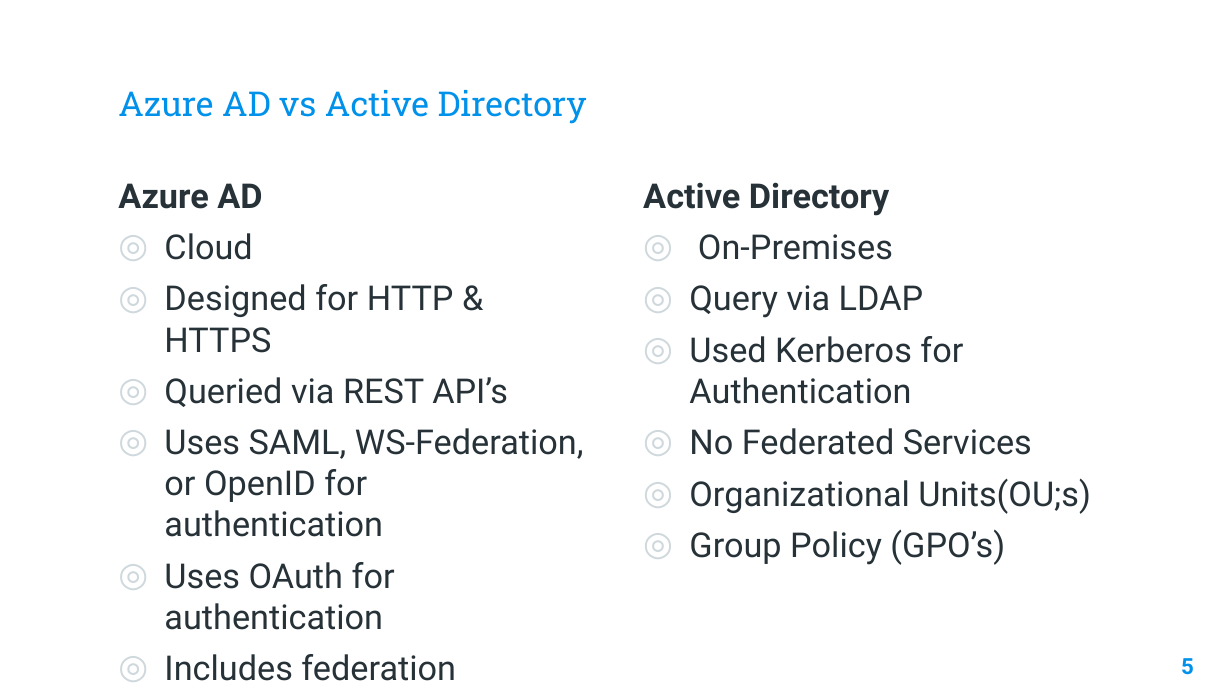
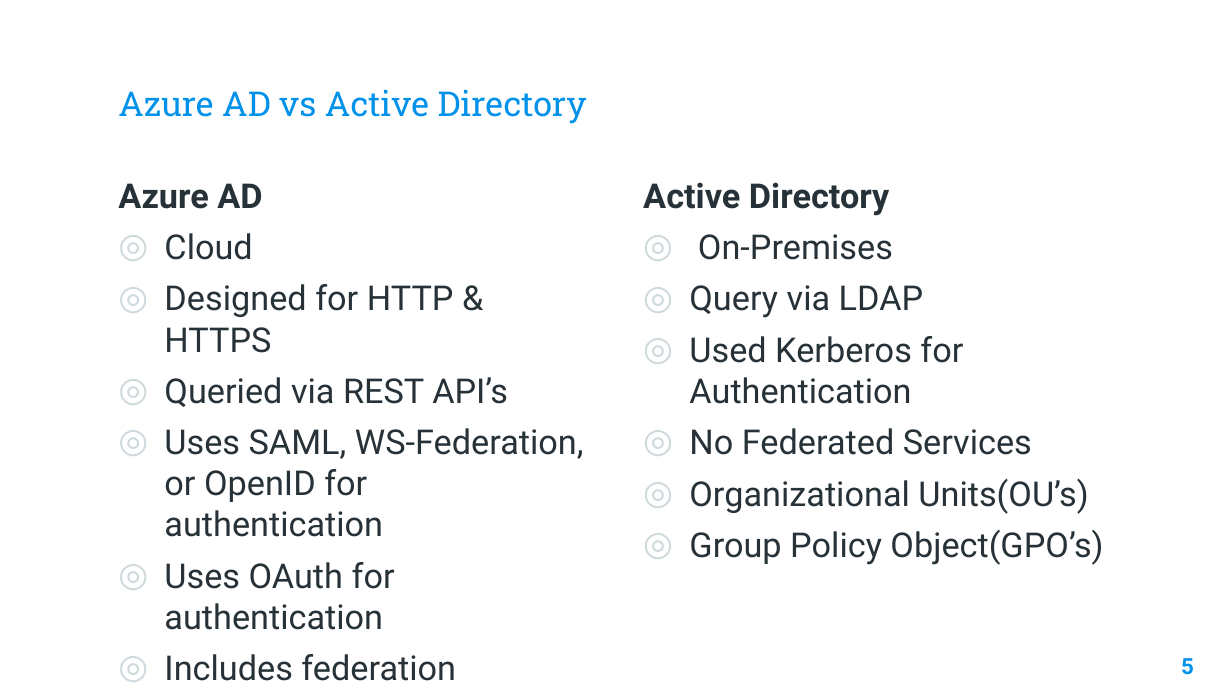
Before and after one commit to ceteongvanness/eventdemo, a slide deck: slide 5 of Threat Protection/1. Identity Security -Azure Active Directory.pptx. Drawn at 1232x693 pixels with LibreOffice and Linux fonts; fonts in the diff are those of the drawing; background and template pictures are left out. Boxes give left, top, right and bottom in pixels: in the first picture for what was removed or moved away, otherwise in the second. Text is boxed around its words. In the diff, an @@ line names an element or a change of style, - is before the commit and + after.

Commit message:
Slide

```diff
--- a/Threat Protection/1. Identity Security -Azure Active Directory.pptx
+++ b/Threat Protection/1. Identity Security -Azure Active Directory.pptx
@@ text at (689, 478, 1103, 565): text changed @@
-◎ Organizational Units(OU;s)
-◎ Group Policy (GPO’s)
+◎ Organizational Units(OU’s)
+◎ Group Policy Object(GPO’s)
```
Also in this commit, not shown: 5 other files.
